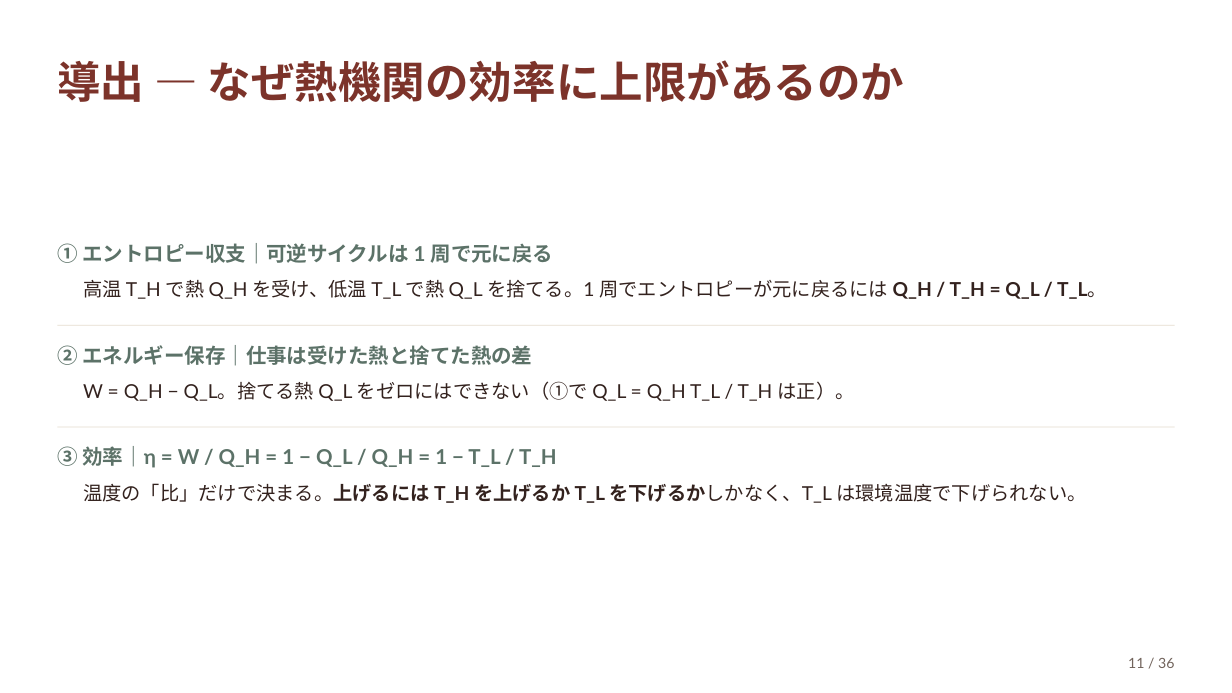
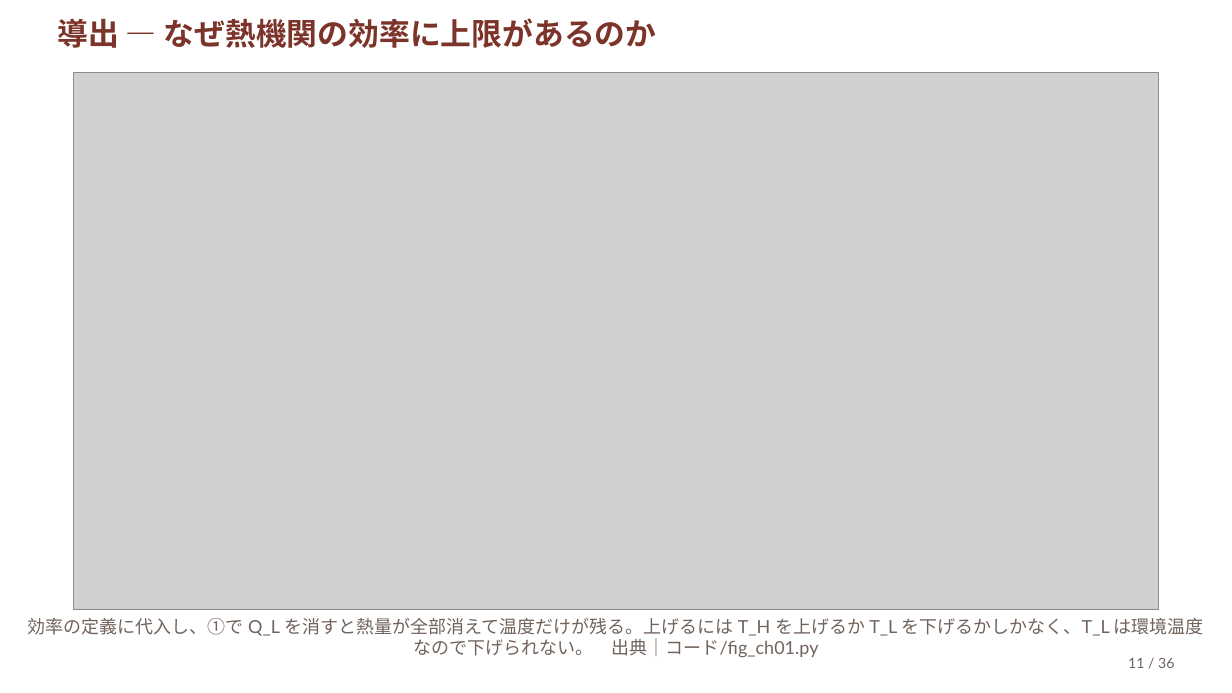
Before and after one commit to lutelute/ryukyu-power-system-2026, a slide deck: slide 11 of スライド/ch01.pptx. Drawn at 1232x693 pixels with LibreOffice and Linux fonts; fonts in the diff are those of the drawing; grey boxes stand for pictures. Boxes give left, top, right and bottom in pixels: in the first picture for what was removed or moved away, otherwise in the second. Text is boxed around its words. In the diff, an @@ line names an element or a change of style, - is before the commit and + after.

```diff
--- a/スライド/ch01.pptx
+++ b/スライド/ch01.pptx
@@ text "導出 — なぜ熱機関の効率に上限があるのか": place and size @@
-text "導出 — なぜ熱機関の効率に上限があるのか" at [57, 60, 905, 102]
+text "導出 — なぜ熱機関の効率に上限があるのか" at [57, 18, 657, 48]
@@ text "導出 — なぜ熱機関の効率に上限があるのか" at [57, 18, 657, 48]: size 33.9 to 24 pt; line spacing 1.06 to 1; vertical alignment middle to top @@
@@ picture added at [73, 72, 1159, 610] @@
@@ text removed at [57, 243, 554, 264] @@
-① エントロピー収支｜可逆サイクルは 1 周で元に戻る
@@ text removed at [83, 280, 1107, 299] @@
-高温 T_H で熱 Q_H を受け、低温 T_L で熱 Q_L を捨てる。1 周でエントロピーが元に戻るには Q_H / T_H = Q_L / T_L。
@@ rectangle removed at [57, 325, 1175, 326] @@
@@ text removed at [57, 345, 532, 366] @@
-② エネルギー保存｜仕事は受けた熱と捨てた熱の差
@@ text removed at [83, 381, 855, 401] @@
-W = Q_H − Q_L。捨てる熱 Q_L をゼロにはできない（①で Q_L = Q_H T_L / T_H は正）。
@@ rectangle removed at [57, 427, 1175, 428] @@
@@ text removed at [57, 446, 557, 468] @@
-③ 効率｜η = W / Q_H = 1 − Q_L / Q_H = 1 − T_L / T_H
@@ text at [28, 618, 1204, 658]: text changed; size 15 to 14 pt; text colour #33221E to #71635B @@
-温度の「比」だけで決まる。上げるには T_H を上げるか T_L を下げるかしかなく、T_L は環境温度で下げられない。
+効率の定義に代入し、①で Q_L を消すと熱量が全部消えて温度だけが残る。上げるには T_H を上げるか T_L を下げるかしかなく、T_L は環境温度なので下げられない。 出典｜コード/fig_ch01.py
```
Also in this commit, not shown: 2 other slides changed, 23 other files.
